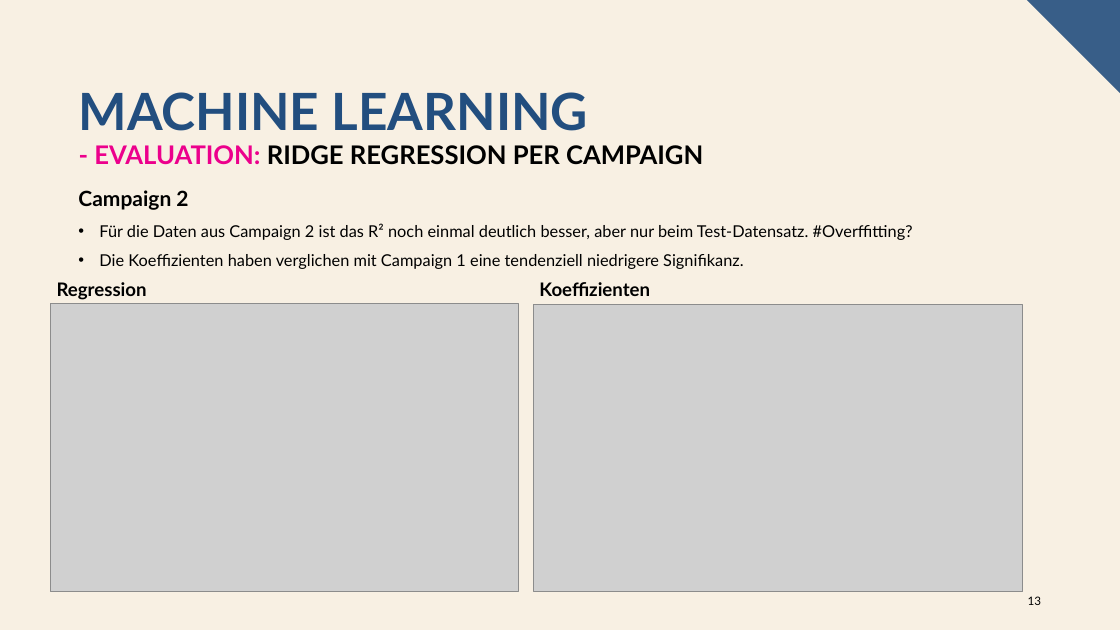
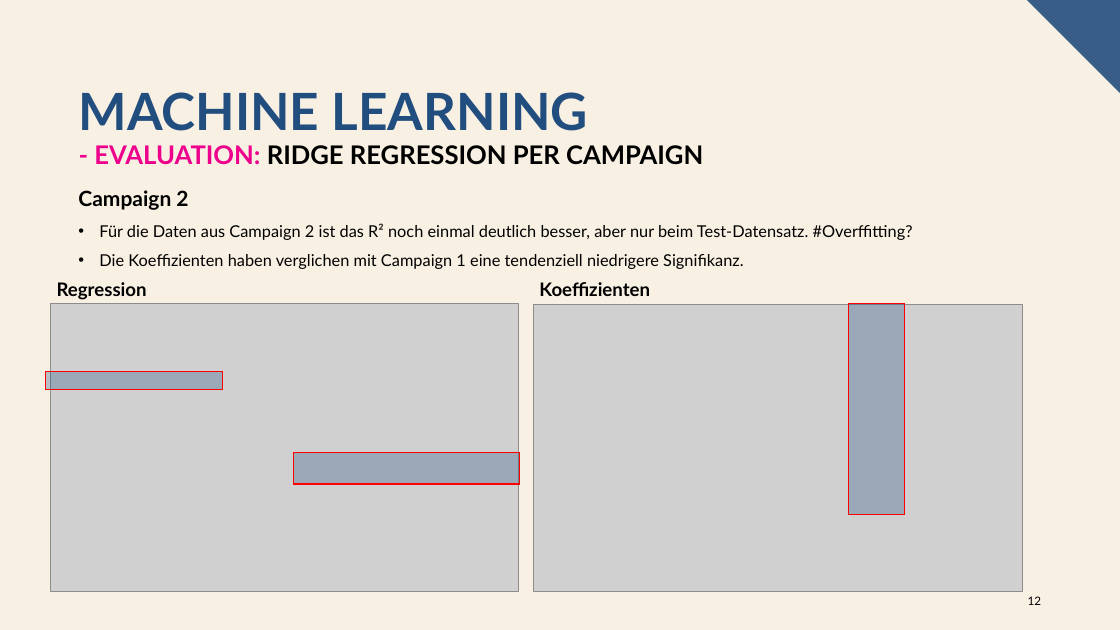
Before and after one commit to oliverschulz1983/Machine-learning-in-online-marketing-analysis-and-identification-of-optimisation-opportunities, a slide deck: slide 12 of Machine_Learning_in_Online_Marketing.pptx (slide 13 before the commit). Drawn at 1120x630 pixels with LibreOffice and Linux fonts; fonts in the diff are those of the drawing; grey boxes stand for pictures. Boxes give left, top, right and bottom in pixels: in the first picture for what was removed or moved away, otherwise in the second. Text is boxed around its words. In the diff, an @@ line names an element or a change of style, - is before the commit and + after.

```diff
--- a/Machine_Learning_in_Online_Marketing.pptx
+++ b/Machine_Learning_in_Online_Marketing.pptx
@@ rectangle added at (849, 304, 904, 515), fill #224E7F at 30% opacity, outline #FF0000 1 pt @@
@@ rectangle added at (46, 372, 223, 390), fill #224E7F at 30% opacity, outline #FF0000 1 pt @@
@@ rectangle added at (293, 453, 519, 484), fill #224E7F at 30% opacity, outline #FF0000 1 pt @@
@@ page number at (1028, 596, 1041, 605): text changed @@
-13
+12
```
Also in this commit, not shown: 9 other slides changed, 1 slide removed.
